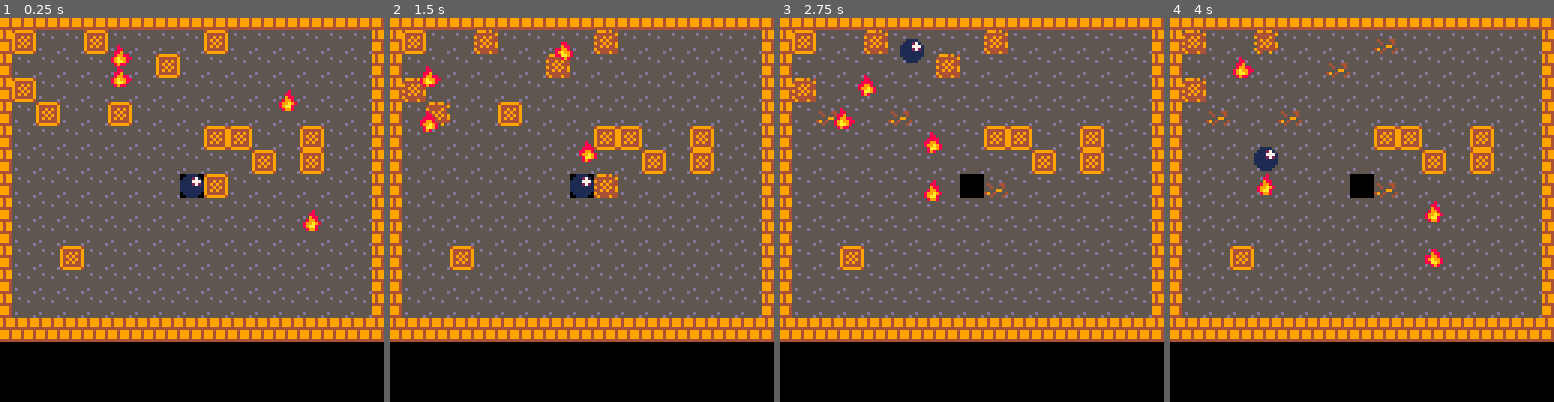
Above: before the commit, frames 1-4 (left to right).
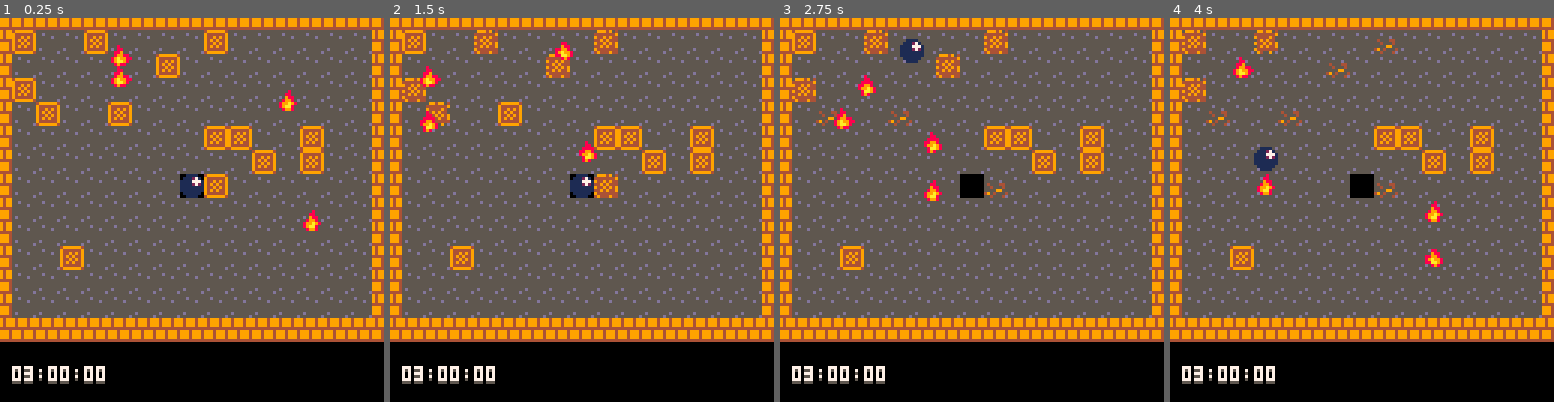
Above: after the commit, the same moments.

Repository: SHKBRD/P8CrateBall
Game: PICO-8 cartridge balltest24.p8
Two runs of this game, one before a commit and one after it. Both use one fixed random seed, a clock stepped at 60 frames per second and the inputs below.
Inputs:
- Up to frame 1 (0.25 s): no input
- Up to frame 2 (1.5 s): tap X (X key) at 0.33, 1.07 s; tap O (Z key) at 0.7 s
- Up to frame 3 (2.75 s): hold Right 1.6-2.1 s; tap O (Z key) at 1.7, 2.1, 2.5 s; tap X (X key) at 1.85 s; hold Up 2.15-2.42 s; hold Right from 2.47 s (still down)
- Up to frame 4 (4 s): tap O (Z key) at 2.9, 3.3, 3.7 s; tap X (X key) at 2.97 s; release Right at 3.03 s; hold Left 3.08-3.58 s; hold Down 3.63-3.97 s

The runs differ from the first frame. In frame 1, 0.6% of the frame differs, in the area x 3-28%, y 90-96%; in frame 2, 0.6%; in frame 3, 0.6%; in frame 4, 0.6%.

Commit message:
add clock drawing and number drawing

Diff:
--- a/balltest24.p8
+++ b/balltest24.p8
@@ -478,6 +478,17 @@
 	camabs.y = 12
 	camoff = {0, 0}
 
+	--number tile gfx position
+	--position of 0
+	nx = 0
+	ny = 32
+
+	--clock
+	--[minutes, seconds, millis]
+	clk = {3, 0, 0}
+	clkx = 16
+	clky = 128
+
 	end
 
 function draw_base_map()
@@ -689,6 +700,7 @@
 	 end
 
 	 draw_actors()
+	 draw_hud()
 
  end
  end
@@ -706,6 +718,49 @@
 	return sqrt(((x2-x1)^2 + (x2-x1)^2))
 end
 
+-->8
+--hud
+
+--[[
+
+assumes all numbers in tile gfx
+are consecutive
+
+]]
+function draw_numchar(num, x, y)
+	char_ind = num*4
+	sspr(nx+char_ind, ny, 4, 6, x, y)
+end
+
+function draw_clock()
+
+	per_num_offx = 0
+	for val in all(clk) do
+		local offx = clkx+per_num_offx
+		num = val%10
+
+		draw_numchar(flr(val-num), offx, clky)
+		draw_numchar(num, offx+4, clky)
+
+		--[[
+
+		lazy way of not drawing
+		the third colon w/o removing
+		the for in loop
+
+		]]
+		if per_num_offx != 24 then
+			sspr(nx+40, ny, 4, 6, offx+8, clky)
+		end
+
+		per_num_offx += 12
+
+	end
+end
+
+function draw_hud()
+	draw_clock()
+end
 __gfx__
 00000000001111000099990000000000000000000000000000000000000000000000000000000000499999940999490409949904000000000000000000000000
 00000000011127100999a79000000000000000000000000000000000000000000000000000000000944444494444444944444449000000000000000000000000
@@ -723,12 +778,12 @@
 8888888899949994fff9fff955555555a006600abddddddb000000000000000000000000000000000899a980089a99800899a980089a99880000000000000000
 8888888899949994fff9fff95d55555500a660aabddddddb00000000000000000000000000000000089aa800088aa980008aa980089aa9800000000000000000
 8888888844444444999999995555555d66666666bbbbbbbb00000000000000000000000000000000008998000008980000898000008988000000000000000000
-77700700777077707070777077707770777077700000000000000000000000000000000000000000000000000000000000000000000000000000000000000000
-75707700557055707070755075505570757075700000000000000000000000000000000000000000011111111111111111111110000000000000000000000000
-7070570077707770777077707770007077707770000000000000000000000000000000000000000011dddddddddddddddddddd11000000000000000000000000
-707007007550557055705570757000707570557000000000000000000000000000000000000000001d11111111111111111111d1000000000000000000000000
-777077707770777000707770777000707770007000000000000000000000000000000000000000001d10000000000000000001d1000000000000000000000000
-555055505550555000505550555000505550005000000000000000000000000000000000000000001d10000000000000000001d1000000000000000000000000
+00000000000000000000000000000000000000000000000000000000000000000000000000000000000000000000000000000000000000000000000000000000
+00000000000000000000000000000000000000000000000000000000000000000000000000000000011111111111111111111110000000000000000000000000
+0000000000000000000000000000000000000000000000000000000000000000000000000000000011dddddddddddddddddddd11000000000000000000000000
+000000000000000000000000000000000000000000000000000000000000000000000000000000001d11111111111111111111d1000000000000000000000000
+000000000000000000000000000000000000000000000000000000000000000000000000000000001d10000000000000000001d1000000000000000000000000
+000000000000000000000000000000000000000000000000000000000000000000000000000000001d10000000000000000001d1000000000000000000000000
 000000000000000000000000000000000000000000000000000000000000000000000000000000001d10000000000000000001d1000000000000000000000000
 000000000000000000000000000000000000000000000000000000000000000000000000000000001d10000000000000000001d1000000000000000000000000
 00000000000000000000000000000000000000000000000000000000000000000000000000000000010000000000000000000010000000000000000000000000
@@ -739,12 +794,12 @@
 00000000000000000000000000000000000000000000000000000000000000000000000000000000001111111111111111111100000000000000000000000000
 00000000000000000000000000000000000000000000000000000000000000000000000000000000000000000000000000000000000000000000000000000000
 00000000000000000000000000000000000000000000000000000000000000000000000000000000000000000000000000000000000000000000000000000000
-00000000000000000000000000000000000000000000000000000000000000000000000000000000000000000000000000000000000000000000000000000000
-00000000000000000000000000000000000000000000000000000000000000000000000000000000000000000000000000000000000000000000000000000000
-00000000000000000000000000000000000000000000000000000000000000000000000000000000000000000000000000000000000000000000000000000000
-00000000000000000000000000000000000000000000000000000000000000000000000000000000000000000000000000000000000000000000000000000000
-00000000000000000000000000000000000000000000000000000000000000000000000000000000000000000000000000000000000000000000000000000000
-00000000000000000000000000000000000000000000000000000000000000000000000000000000000000000000000000000000000000000000000000000000
+77700700777077707070777077707770777077700000777000000000000000000000000000000000000000000000000000000000000000000000000000000000
+75707700557055707070755075505570757075700700557000000000000000000000000000000000000000000000000000000000000000000000000000000000
+70705700777077707770777077700070777077700500077000000000000000000000000000000000000000000000000000000000000000000000000000000000
+70700700755055705570557075700070757055700700055000000000000000000000000000000000000000000000000000000000000000000000000000000000
+77707770777077700070777077700070777000700500070000000000000000000000000000000000000000000000000000000000000000000000000000000000
+55505550555055500050555055500050555000500000050000000000000000000000000000000000000000000000000000000000000000000000000000000000
 00000000000000000000000000000000000000000000000000000000000000000000000000000000000000000000000000000000000000000000000000000000
 00000000000000000000000000000000000000000000000000000000000000000000000000000000000000000000000000000000000000000000000000000000
 00000000000000000000000000000000000000000000000000000000000000000000000000000000000000000000000000000000000000000000000000000000
